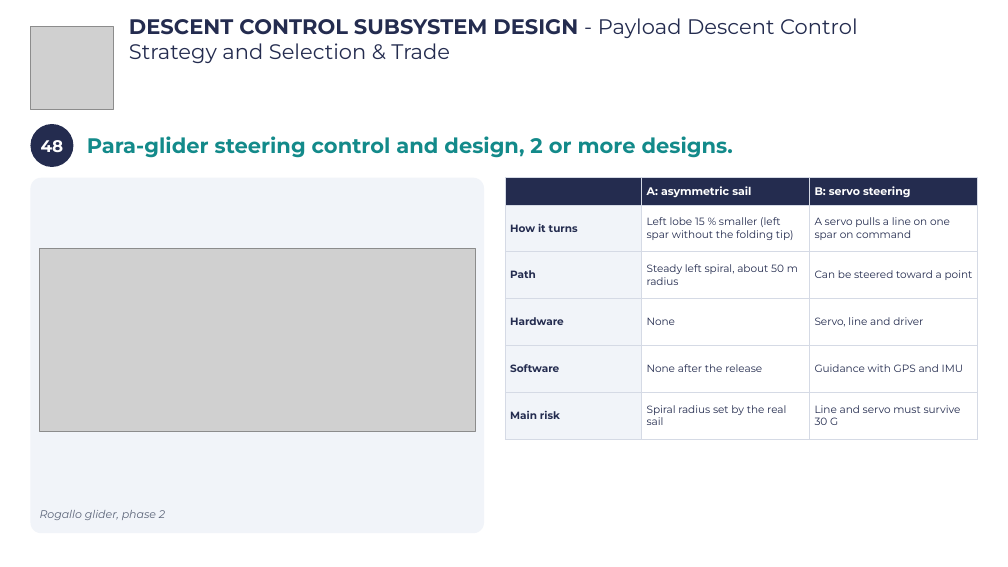
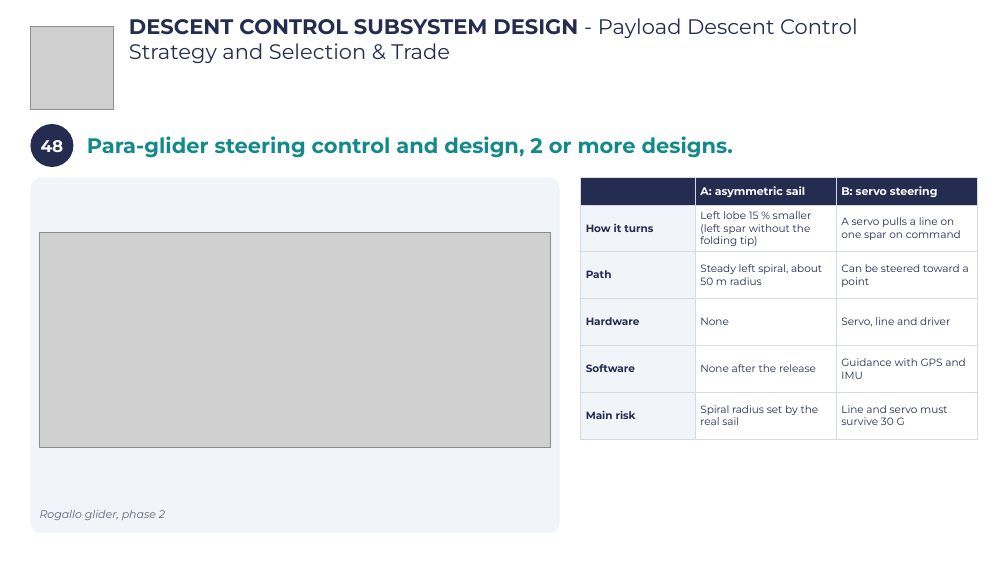
Before and after one commit to Caetano18/proyecto, a slide deck: slide 51 of cansat_pdr/laminas_plantilla/CanSat_PDR_Hermes_completo.pptx. Drawn at 1008x567 pixels with LibreOffice and Linux fonts; fonts in the diff are those of the drawing; grey boxes stand for pictures; background and template pictures are left out. Boxes give left, top, right and bottom in pixels: in the first picture for what was removed or moved away, otherwise in the second. Text is boxed around its words. In the diff, an @@ line names an element or a change of style, - is before the commit and + after.

```diff
--- a/cansat_pdr/laminas_plantilla/CanSat_PDR_Hermes_completo.pptx
+++ b/cansat_pdr/laminas_plantilla/CanSat_PDR_Hermes_completo.pptx
@@ rounded rectangle: place and size @@
-rounded rectangle at box(30, 178, 484, 533)
+rounded rectangle at box(30, 178, 560, 533)
@@ table: place and size @@
-table at box(505, 178, 977, 439)
+table at box(581, 178, 979, 439)
@@ picture: place and size @@
-picture at box(39, 248, 475, 431)
+picture at box(39, 232, 551, 447)
```
Also in this commit, not shown: 7 other slides changed, 15 other files.
